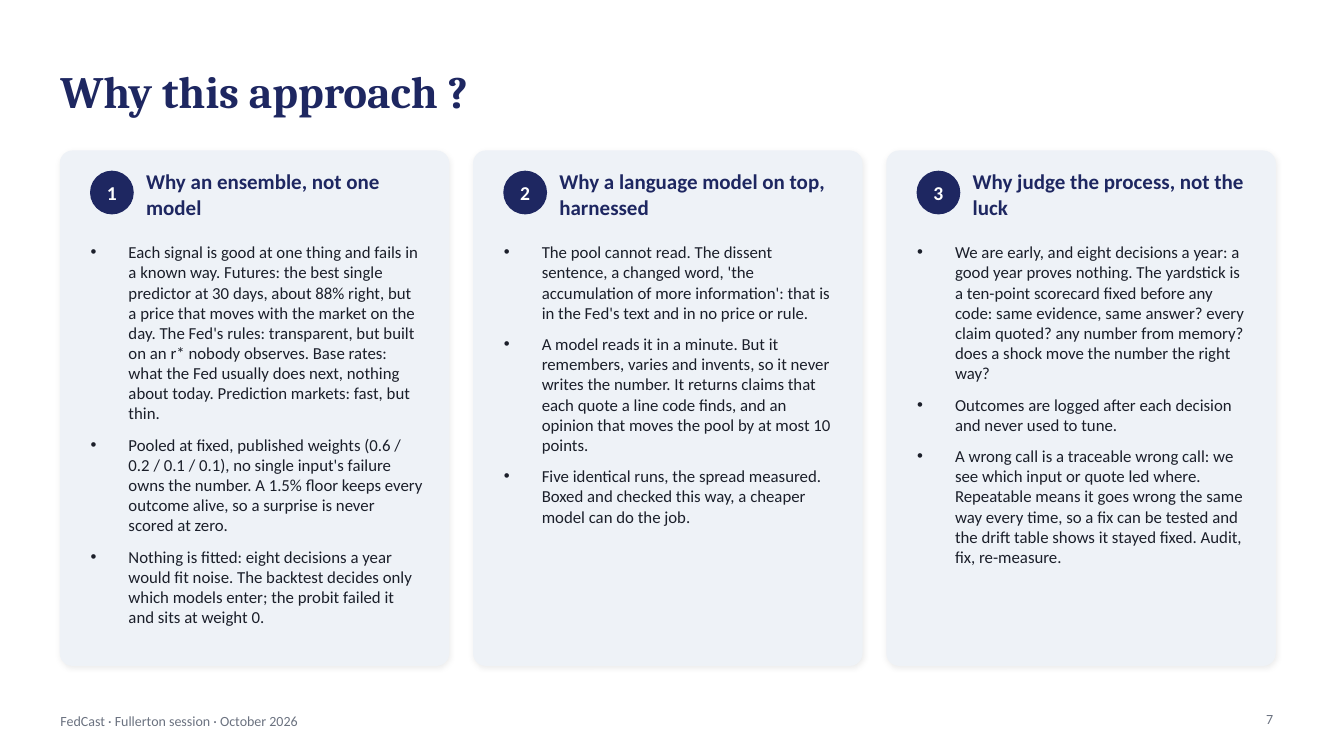
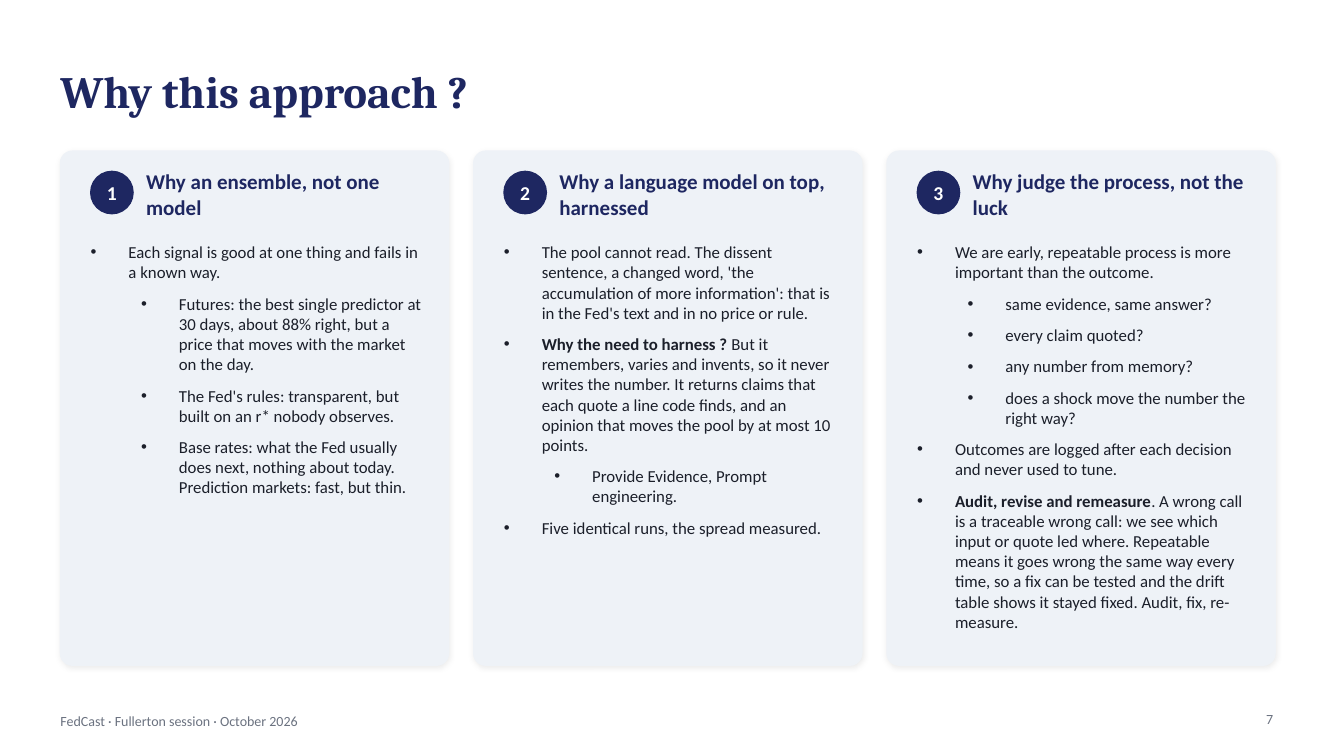
Before and after one commit to kmt112/fed-forecast, a slide deck: slide 7 of docs/FedCast_Fullerton.pptx. Drawn at 1344x756 pixels with LibreOffice and Linux fonts; fonts in the diff are those of the drawing. Boxes give left, top, right and bottom in pixels: in the first picture for what was removed or moved away, otherwise in the second. Text is boxed around its words. In the diff, an @@ line names an element or a change of style, - is before the commit and + after.

```diff
--- a/docs/FedCast_Fullerton.pptx
+++ b/docs/FedCast_Fullerton.pptx
@@ text at bbox=[128, 246, 421, 495]: text changed @@
-• Each signal is good at one thing and fails in a known way. Futures: the best single predictor at 30 days, about 88% right, but a price that moves with the market on the day. The Fed's rules: transparent, but built on an r* nobody observes. Base rates: what the Fed usually does next, nothing about today. Prediction markets: fast, but thin.
-• Pooled at fixed, published weights (0.6 / 0.2 / 0.1 / 0.1), no single input's failure owns the number. A 1.5% floor keeps every outcome alive, so a surprise is never scored at zero.
-• Nothing is fitted: eight decisions a year would fit noise. The backtest decides only which models enter; the probit failed it and sits at weight 0.
+• Each signal is good at one thing and fails in a known way.
+  • Futures: the best single predictor at 30 days, about 88% right, but a price that moves with the market on the day.
+  • The Fed's rules: transparent, but built on an r* nobody observes.
+  • Base rates: what the Fed usually does next, nothing about today. Prediction markets: fast, but thin.
@@ text at bbox=[955, 246, 1245, 427]: text changed @@
-• We are early, and eight decisions a year: a good year proves nothing. The yardstick is a ten-point scorecard fixed before any code: same evidence, same answer? every claim quoted? any number from memory? does a shock move the number the right way?
+• We are early, repeatable process is more important than the outcome.
+  • same evidence, same answer?
+  • every claim quoted?
+  • any number from memory?
+  • does a shock move the number the right way?
@@ text at bbox=[542, 338, 830, 537]: text changed @@
-• A model reads it in a minute. But it remembers, varies and invents, so it never writes the number. It returns claims that each quote a line code finds, and an opinion that moves the pool by at most 10 points.
-• Five identical runs, the spread measured. Boxed and checked this way, a cheaper model can do the job.
+• Why the need to harness ? But it remembers, varies and invents, so it never writes the number. It returns claims that each quote a line code finds, and an opinion that moves the pool by at most 10 points.
+  • Provide Evidence, Prompt engineering.
+• Five identical runs, the spread measured.
@@ text at bbox=[955, 495, 1243, 628]: text changed @@
-• A wrong call is a traceable wrong call: we see which input or quote led where. Repeatable means it goes wrong the same way every time, so a fix can be tested and the drift table shows it stayed fixed. Audit, fix, re-measure.
+• Audit, revise and remeasure. A wrong call is a traceable wrong call: we see which input or quote led where. Repeatable means it goes wrong the same way every time, so a fix can be tested and the drift table shows it stayed fixed. Audit, fix, re-measure.
```
Also in this commit, not shown: 9 other slides changed, 1 slide removed, 1 other file.
